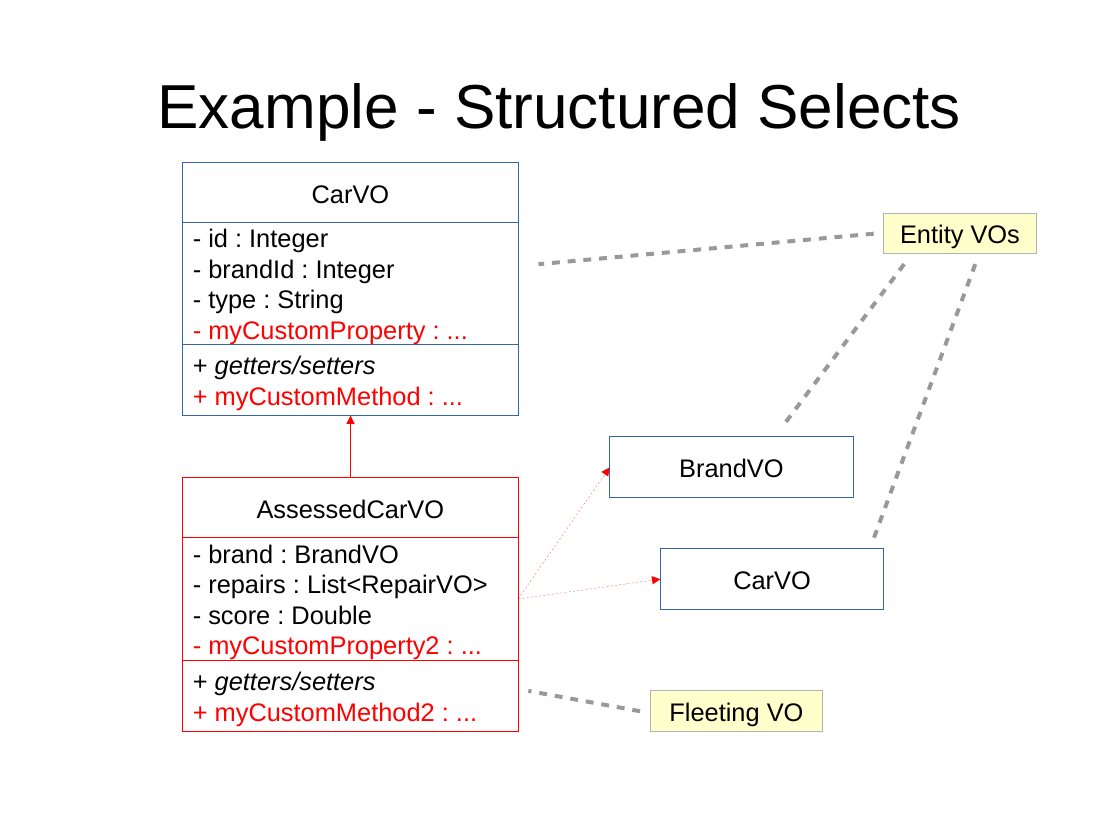
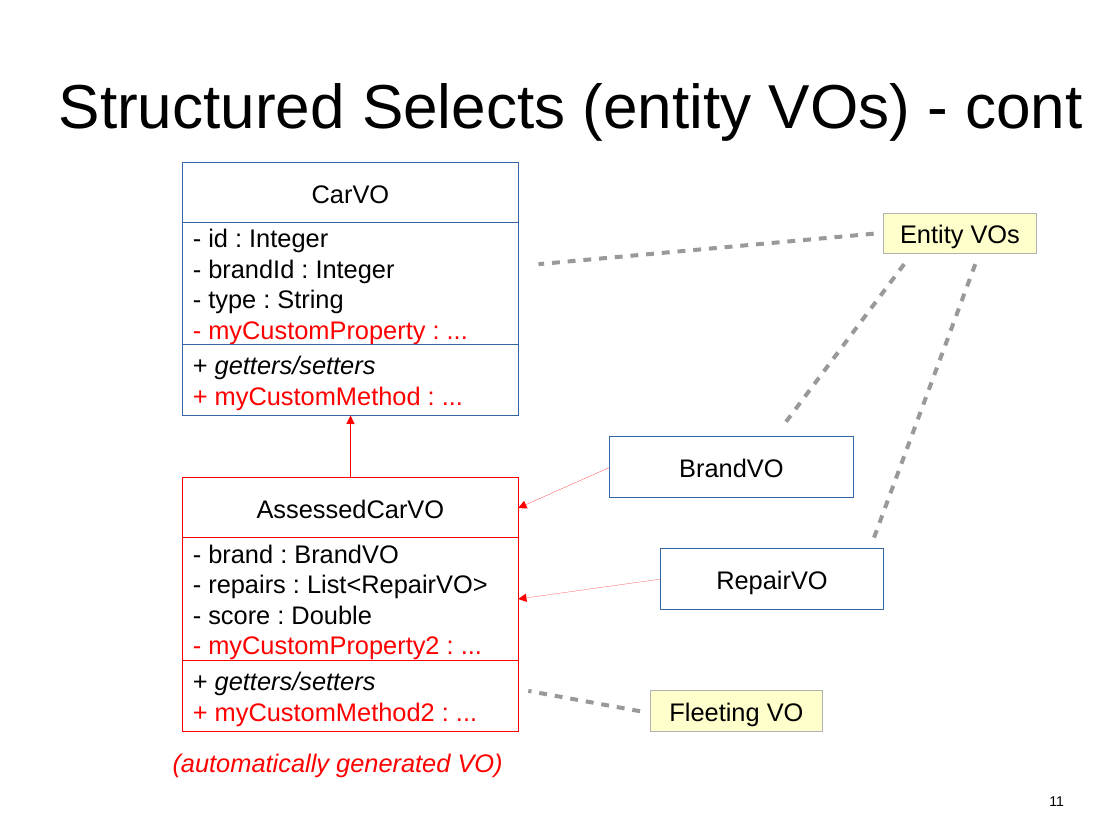
Before and after one commit to hotrodorm/hotrod, a slide deck: slide 11 of hotrod/docs/hotrod-2.0-overview.odp. Drawn at 1120x840 pixels with LibreOffice and Linux fonts; fonts in the diff are those of the drawing. Boxes give left, top, right and bottom in pixels: in the first picture for what was removed or moved away, otherwise in the second. Text is boxed around its words. In the diff, an @@ line names an element or a change of style, - is before the commit and + after.

```diff
--- a/hotrod/docs/hotrod-2.0-overview.odp
+++ b/hotrod/docs/hotrod-2.0-overview.odp
@@ title at (59,83,1082,139): text changed @@
-Example - Structured Selects
+Structured Selects (entity VOs) - cont
@@ arrow moved from (518, 600) - (610, 468) to (518, 508) - (610, 468) @@
@@ arrow (518, 508) - (610, 468): arrowheads changed @@
@@ arrow (518, 600) - (661, 579): arrowheads changed @@
@@ text in rectangle at (716,570,827,594): text changed @@
-CarVO
+RepairVO
@@ text added at (173,753,503,777), 18 pt, text #FF0000, italic @@
+(automatically generated VO)
@@ page number added at (1049,796,1064,806), 10 pt, text #000000 @@
+11
```
Also in this commit, not shown: 10 other slides changed, 3 other files.
